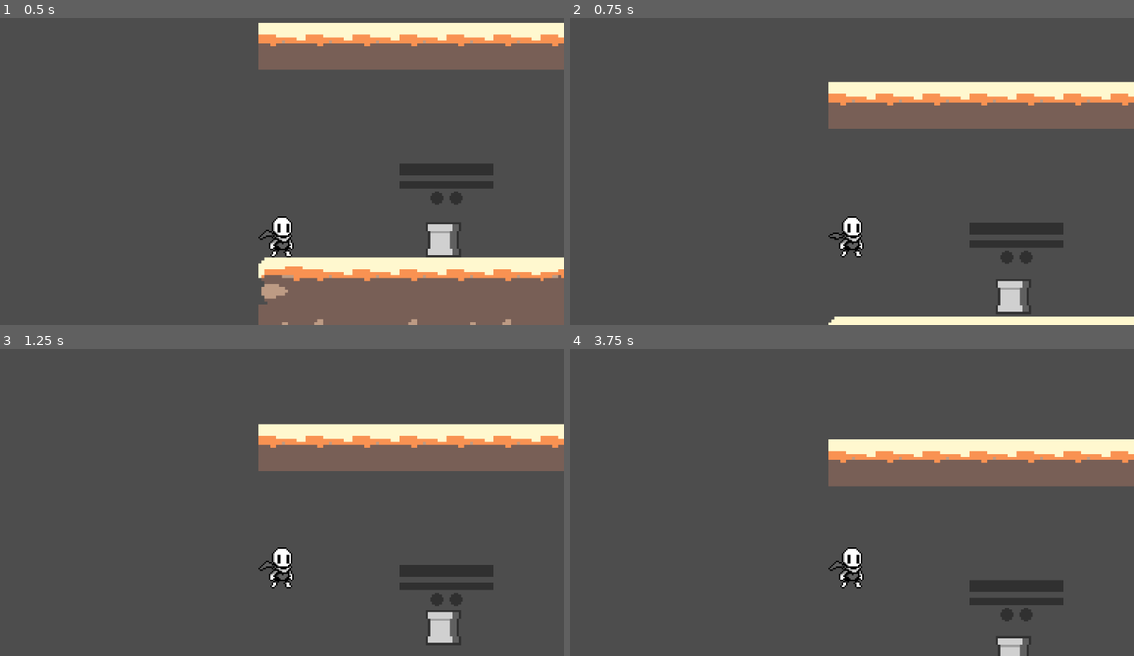
Above: before the commit, frames 1-4 (two rows, left to right).
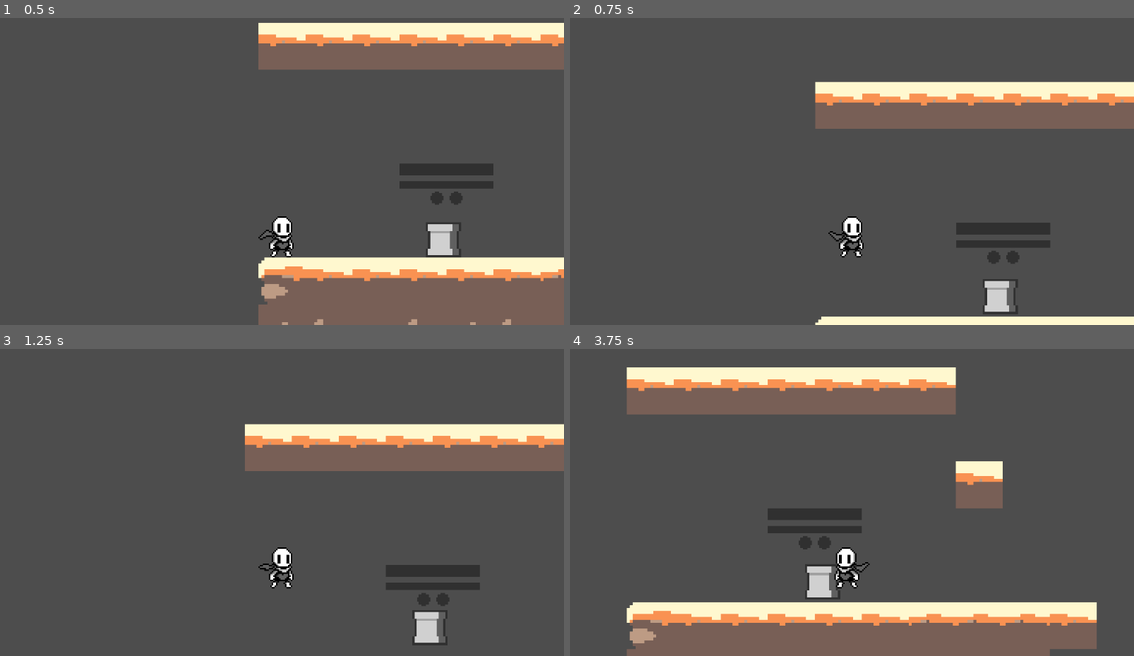
Above: after the commit, the same moments.

Repository: R2d2cruz/4d4hGame
Game: Godot game, scene res://scenes/worlds/mundo.tscn
The game is run twice, just before and just after one commit, with the same random seed, the same clock (stepped at 60 frames per second) and the same inputs.
Inputs:
- Up to frame 1 (0.5 s): no input
- Up to frame 2 (0.75 s): tap Enter (ui_accept) at 0.5 s; hold Right (right, bound only after the commit) from 0.53 s (still down); tap L (gravity_world) at 0.6 s
- Up to frame 3 (1.25 s): keep holding Right (right, bound only after the commit); tap Enter (ui_accept) at 0.77 s
- Up to frame 4 (3.75 s): release Right (right, bound only after the commit) at 1.28 s; hold A (left, bound only after the commit) 1.28-2.03 s; tap K (toggle_world) at 1.35, 2.85 s; tap Enter (ui_accept) at 1.52, 3.02 s; hold Right (right, bound only after the commit) 2.03-3.53 s; tap L (gravity_world) at 2.1, 3.6 s; hold A (left, bound only after the commit) from 3.53 s (still down)

Frame 1 is identical in both runs. In frame 2, 2.3% of the frame differs, in the area x 43-99%, y 20-100%; in frame 3, 2.3%; in frame 4, 35%, in the area x 10-100%, y 5-100%.

Commit message:
create tags (player, pushable, boton_controlled)

Diff:
--- a/4d4h/project.godot
+++ b/4d4h/project.godot
@@ -19,6 +19,9 @@
 
 reacts_to_inversion="Can be Inverted"
 reacts_gravity="Can be afected by gravity"
+player=""
+pushable=""
+boton_controlled=""
 
 [input]
 
@@ -32,6 +35,18 @@
 "events": [Object(InputEventKey,"resource_local_to_scene":false,"resource_name":"","device":-1,"window_id":0,"alt_press …(192 unchanged characters)…
 ]
 }
+right={
+"deadzone": 0.2,
+"events": [Object(InputEventKey,"resource_local_to_scene":false,"resource_name":"","device":-1,"window_id":0,"alt_pressed":false,"shift_pressed":false,"ctrl_pressed":false,"meta_pressed":false,"pressed":false,"keycode":0,"physical_keycode":4194321,"key_label":0,"unicode":0,"location":0,"echo":false,"script":null)
+, Object(InputEventKey,"resource_local_to_scene":false,"resource_name":"","device":-1,"window_id":0,"alt_pressed":false,"shift_pressed":false,"ctrl_pressed":false,"meta_pressed":false,"pressed":false,"keycode":0,"physical_keycode":68,"key_label":0,"unicode":100,"location":0,"echo":false,"script":null)
+]
+}
+left={
+"deadzone": 0.2,
+"events": [Object(InputEventKey,"resource_local_to_scene":false,"resource_name":"","device":-1,"window_id":0,"alt_pressed":false,"shift_pressed":false,"ctrl_pressed":false,"meta_pressed":false,"pressed":false,"keycode":0,"physical_keycode":65,"key_label":0,"unicode":97,"location":0,"echo":false,"script":null)
+, Object(InputEventKey,"resource_local_to_scene":false,"resource_name":"","device":-1,"window_id":0,"alt_pressed":false,"shift_pressed":false,"ctrl_pressed":false,"meta_pressed":false,"pressed":false,"keycode":0,"physical_keycode":4194319,"key_label":0,"unicode":0,"location":0,"echo":false,"script":null)
+]
+}
 
 [rendering]
 
